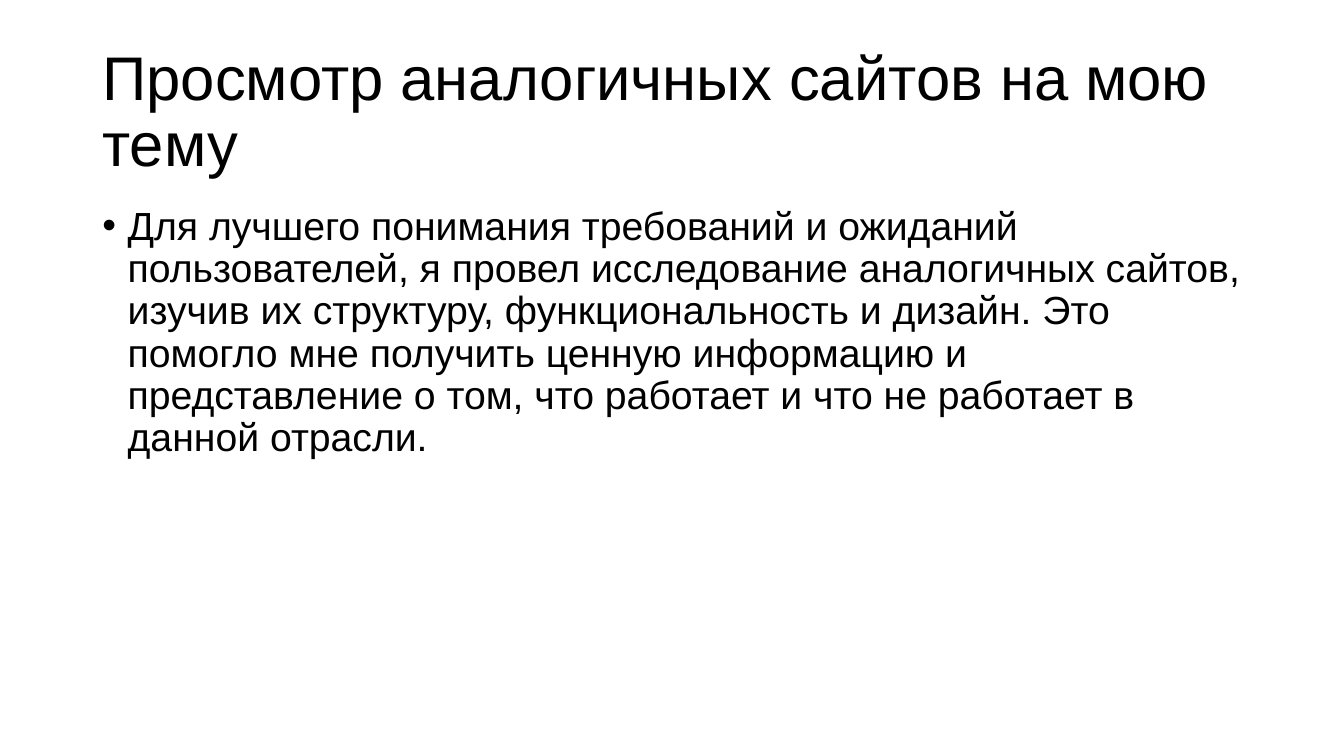
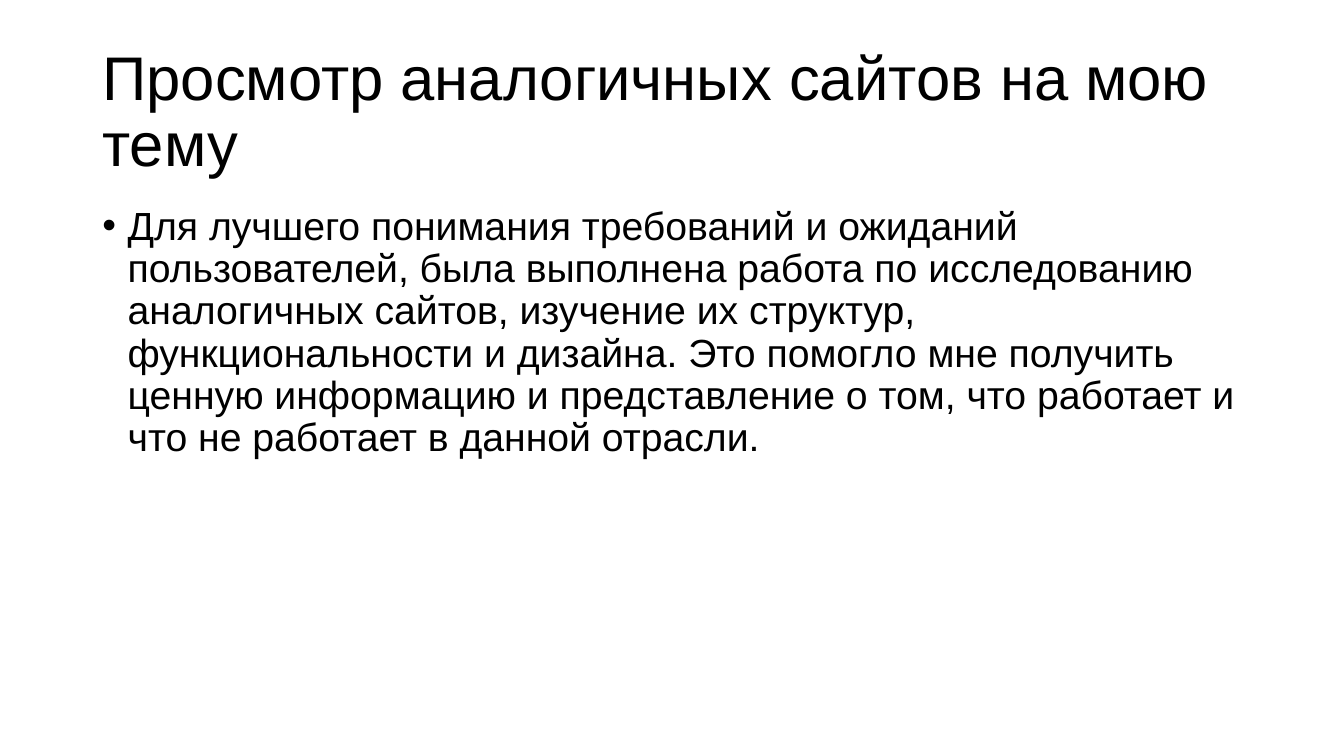
Before and after one commit to BigVadya/App, a slide deck: slide 4 of Курсовая/Презентация.pptx. Drawn at 1344x756 pixels with LibreOffice and Linux fonts; fonts in the diff are those of the drawing. Boxes give left, top, right and bottom in pixels: in the first picture for what was removed or moved away, otherwise in the second. Text is boxed around its words. In the diff, an @@ line names an element or a change of style, - is before the commit and + after.

```diff
--- a/Курсовая/Презентация.pptx
+++ b/Курсовая/Презентация.pptx
@@ text at [128,211,1234,459]: text changed @@
-• Для лучшего понимания требований и ожиданий пользователей, я провел исследование аналогичных сайтов, изучив их структуру, функциональность и дизайн. Это помогло мне получить ценную информацию и представление о том, что работает и что не работает в данной отрасли.
+• Для лучшего понимания требований и ожиданий пользователей, была выполнена работа по исследованию аналогичных сайтов, изучение их структур, функциональности и дизайна. Это помогло мне получить ценную информацию и представление о том, что работает и что не работает в данной отрасли.
```
Also in this commit, not shown: 5 other slides changed, 1 slide removed, 1 other file.
